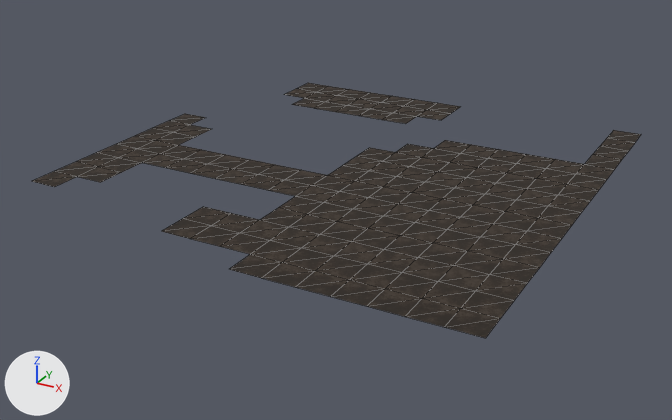
A saved change to the glTF model Assets/3D/CaveCamp/floor_-1_-7.glb.
Rendered twice from a 50 mm camera at (21.1, 316.1, 44.3) aimed at (-33.6, 415.5, -5.4). Every picture has the same lights, and +X, +Y and +Z are marked at lower left. The first picture is the older version. Mesh edges are drawn as thin lines. Vertices at exactly the same position are counted once.

The older version as bpy lines, for what is in view:
```python
me_floor__1__7 = bpy.data.meshes.new('floor_-1_-7')
me_floor__1__7.from_pydata(...)  # 197 vertices, 290 faces; spans x -66.0..-2.0, y 386.0..450.0, z 0.0
me_floor__1__7.materials.append(mat_floor__1__7)
ob_floor__1__7 = bpy.data.objects.new('floor_-1_-7', me_floor__1__7)
ob_floor__1__7.location = (0.0, 0.0, 0.0)
```
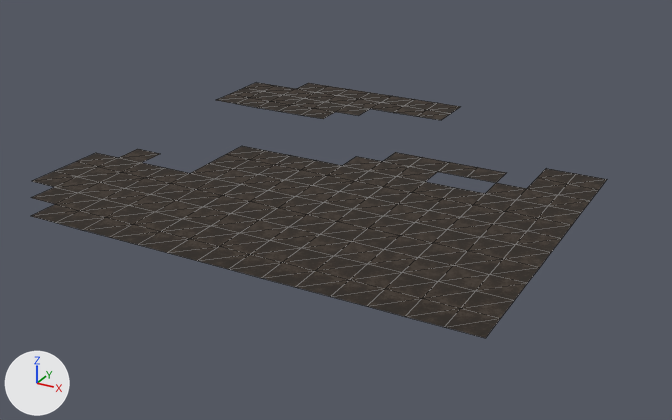
The change in detail:
me_floor__1__7 is used by ob_floor__1__7; location (0.0, 0.0, 0.0).
me_floor__1__7 had 197 vertices, 290 faces and spanned x -66.0..-2.0, y 386.0..450.0, z 0.0.
me_floor__1__7 now has 201 vertices, 310 faces and spans x -66.0..-2.0, y 386.0..450.0, z 0.0.
Part 1, on me_floor__1__7:
37 vertices are removed from x -66.0..-2.0, y 410.0..450.0, z 0.0.
66 faces are deleted.
3 vertices are added at (-62.0, 390.0, 0.0), (-46.0, 434.0, 0.0), (-50.0, 418.0, 0.0).
17 new vertices lie (-4.0, -4.0, 0.0) away from vertices in x -58.0..-30.0, y 390.0..446.0, z 0.0.
9 new vertices lie (-4.0, 0.0, 0.0) away from vertices in x -62.0..-34.0, y 386.0..446.0, z 0.0.
7 new vertices lie (-4.0, 0.0, 0.0) away from vertices in x -62.0..-38.0, y 386.0..446.0, z 0.0.
5 new vertices lie (-4.0, 0.0, 0.0) away from vertices in x -54.0..-42.0, y 386.0..418.0, z 0.0.
86 new faces join them.

What differs and where, as boxes [x1, y1, x2, y2] in the pictures (672 x 420 px; the box of a moved part takes in the faces that stretch with it):
'floor_-1_-7', reshaped: before [32, 83, 641, 338]; after [32, 82, 607, 338]
part 1 of me_floor__1__7, moved or reshaped: before [97, 109, 641, 193]; after [32, 82, 342, 269]
